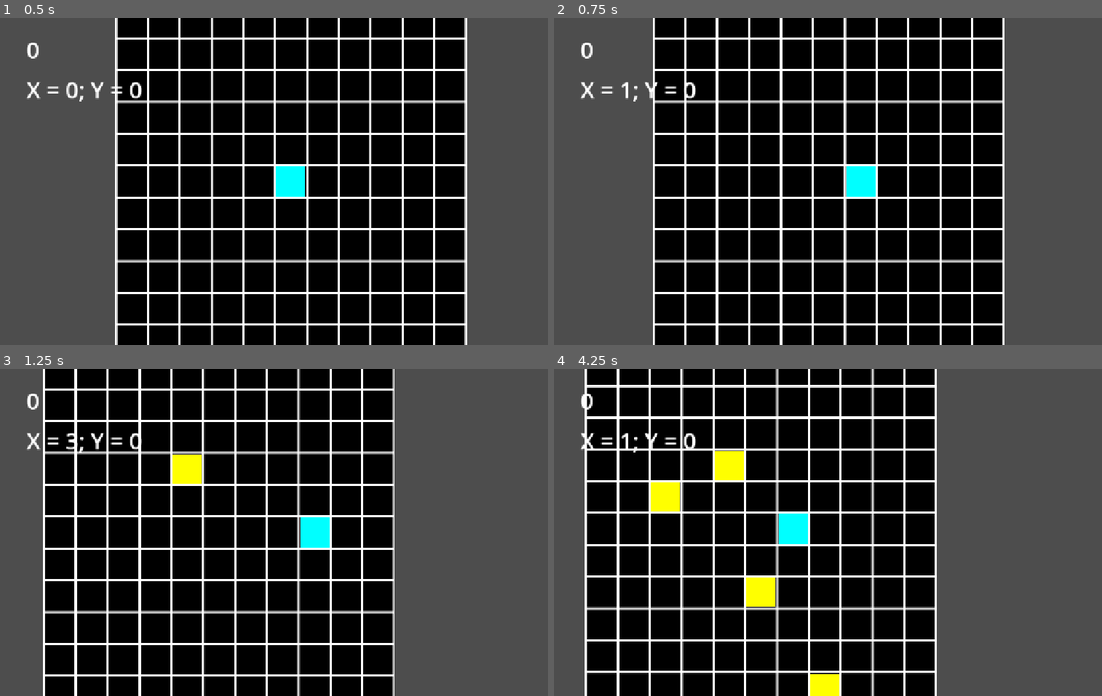
Above: before the commit, frames 1-4 (two rows, left to right).
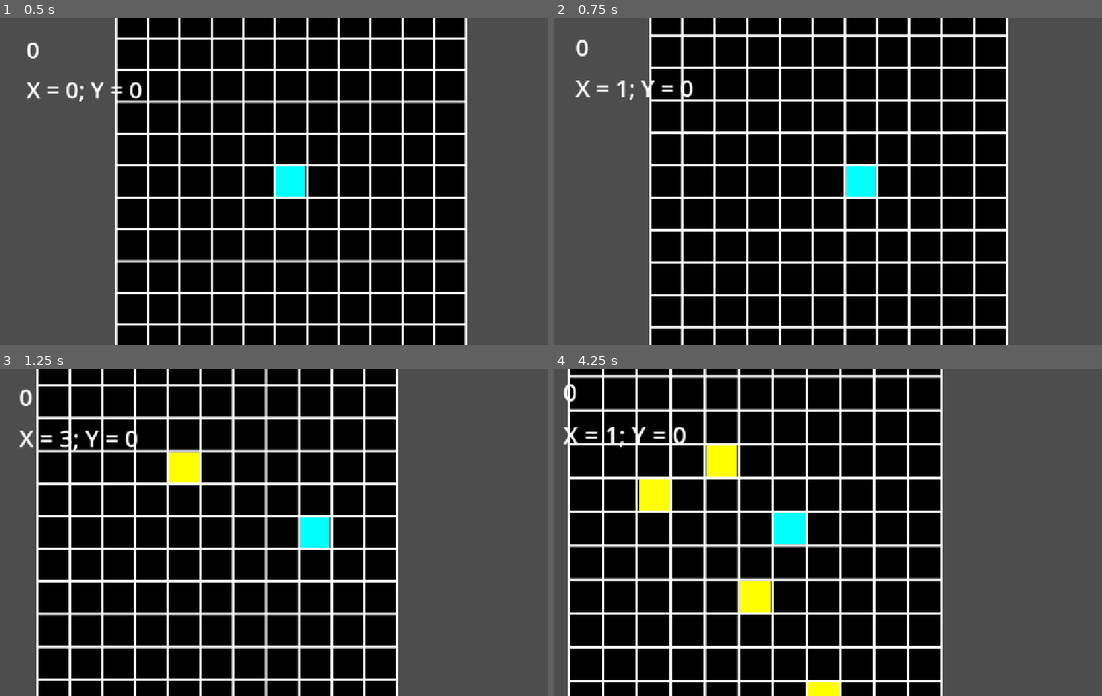
Above: after the commit, the same moments.

Repository: maseyonok421/maseyonok-sTestGameAboutPointThatCanMoveIn4DirectionsOnGrid
Game: Godot game, scene res://scenes/game.tscn
Same seed, same stepped clock (60 frames per second), same inputs: the game is played once before the commit and once after it.
Inputs:
- Up to frame 1 (0.5 s): no input
- Up to frame 2 (0.75 s): tap Enter at 0.5 s; hold Right (ui_right) from 0.53 s (still down)
- Up to frame 3 (1.25 s): keep holding Right (ui_right)
- Up to frame 4 (4.25 s): release Right (ui_right) at 1.28 s; hold Down (ui_down) 1.28-2.03 s; hold Right (ui_right) 2.03-2.78 s; hold Up (ui_up) 2.78-3.53 s; hold Left (ui_left) from 3.53 s (still down)

Frame 1 is identical in both runs. In frame 2, 13% of the frame differs, in the area x 3-83%, y 0-100%; in frame 3, 17%; in frame 4, 23%, in the area x 1-71%, y 0-100%.

Commit message:
+ Camera zoom with movement

Diff:
--- a/prefabs/camera.tscn
+++ b/prefabs/camera.tscn
@@ -5,6 +5,7 @@
 [node name="Camera" type="Camera2D"]
 script = ExtResource("1_70n02")
 camSpeed = 3.5
+zoomSpeed = 0.035
 
 [node name="ScoreLabel" type="Label" parent="."]
 offset_left = -582.0
--- a/scripts/camera.gd
+++ b/scripts/camera.gd
@@ -2,11 +2,13 @@
 
 var positionX
 var positionY
-
 var playerX
 var playerY
 
+var curZoom
+
 @export var camSpeed = 1.0
+@export var zoomSpeed = 1.0
 
 func moveToCoordinates() -> void:
 	global_position.x = \
@@ -25,6 +27,10 @@
 # Called every frame. 'delta' is the elapsed time since the previous frame.
 func _process(delta: float) -> void:
 
+	curZoom = 1 + ( abs(playerX-positionX) \
+	+ abs(playerY-positionY) ) * zoomSpeed
+	zoom = Vector2(curZoom, curZoom)
+
 	get_tree().get_first_node_in_group("Player").getPlayerCoords.connect(_on_getting_player_coords)
 	$ScoreLabel.text = str(Global.score)
 	$PositionInfoLabel.text = \
